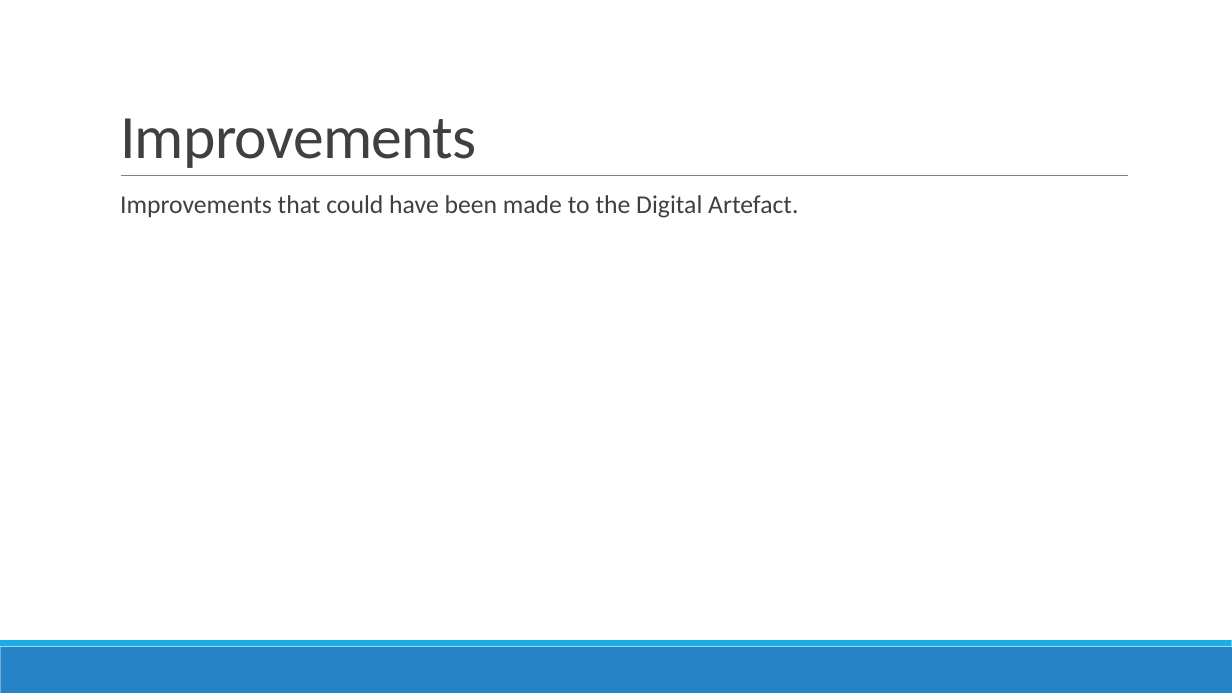
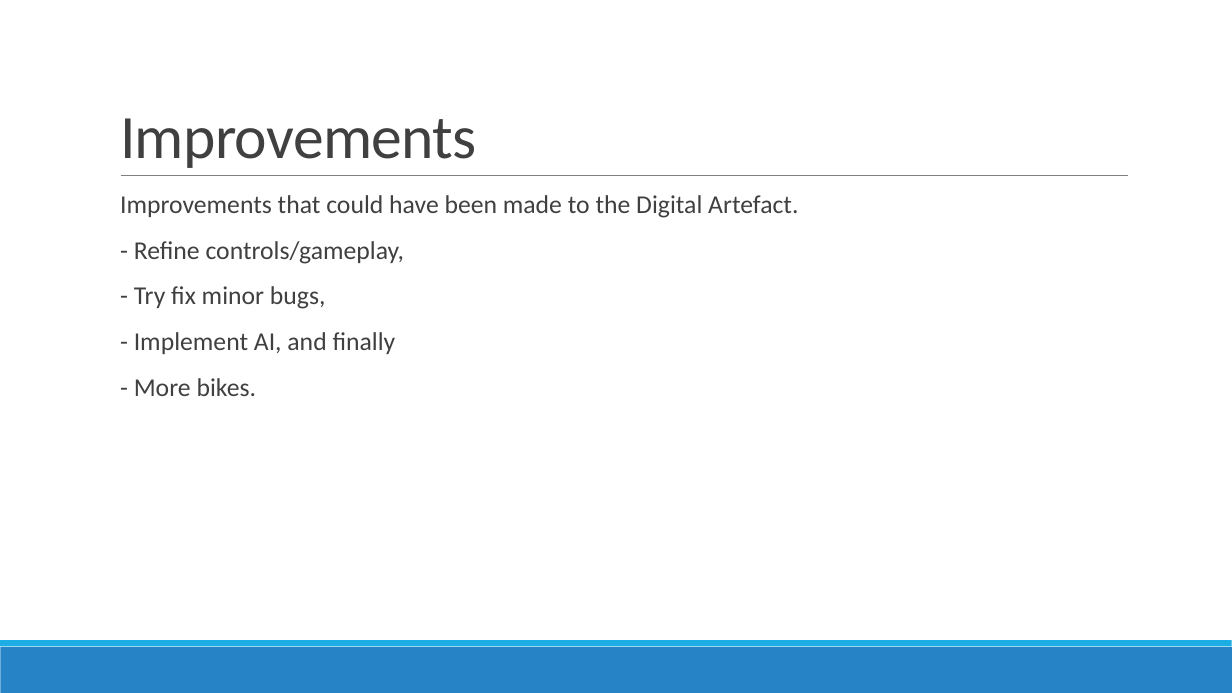
Before and after one commit to aarbugs22/DigitalMedia, a slide deck: slide 10 of Presentation for Digtal Media ProductionCWK2.pptx. Drawn at 1232x693 pixels with LibreOffice and Linux fonts; fonts in the diff are those of the drawing. Boxes give left, top, right and bottom in pixels: in the first picture for what was removed or moved away, otherwise in the second. Text is boxed around its words. In the diff, an @@ line names an element or a change of style, - is before the commit and + after.

```diff
--- a/Presentation for Digtal Media ProductionCWK2.pptx
+++ b/Presentation for Digtal Media ProductionCWK2.pptx
@@ text at [134, 241, 404, 396]: paragraphs added @@
+  - Refine controls/gameplay,
+  - Try fix minor bugs,
+  - Implement AI, and finally
+  - More bikes.
```
Also in this commit, not shown: 2 other slides changed.
